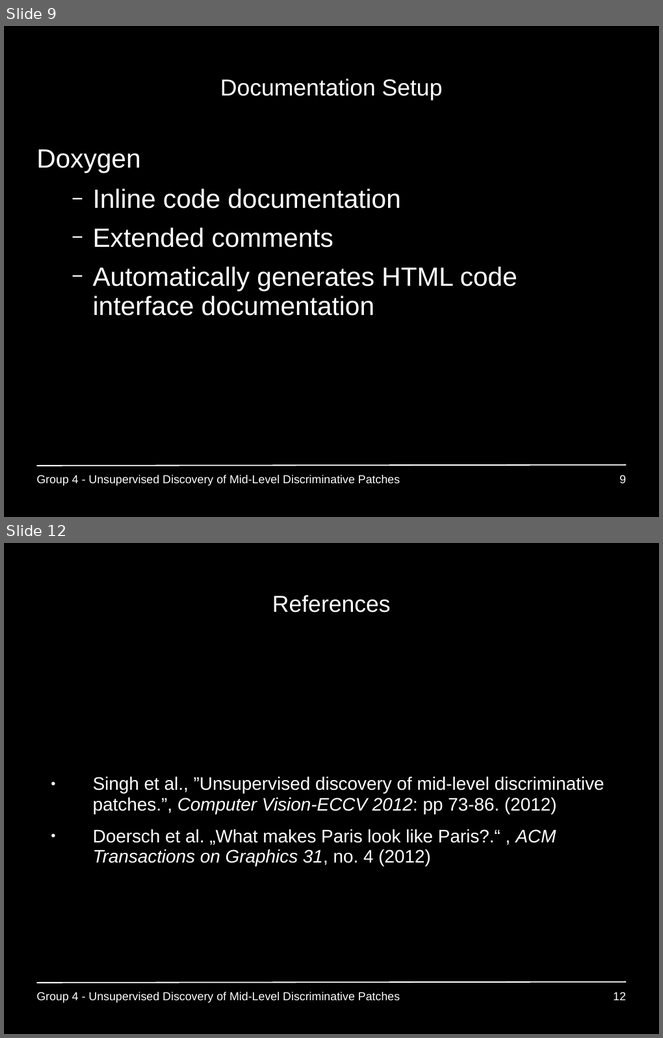
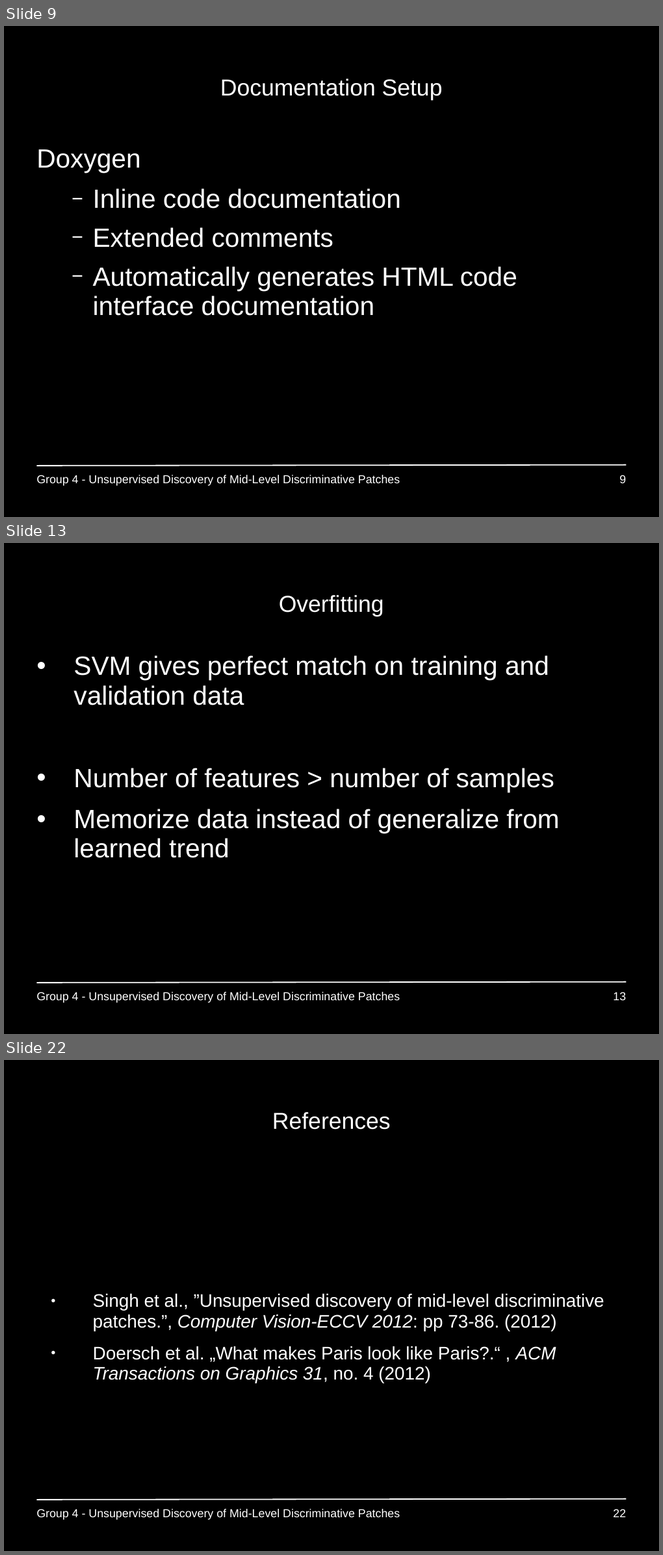
Before and after one commit to GiannisPapadopoulos/DiscriminativePatches, a slide deck: presentations/period2/MAI_Project1_Group4_p2.ppt. Shown one above the other, each under a label of ours: slides 9 and 12 before the commit, slides 9, 13 and 22 after it; the slides between them are not shown. The pictures are 663x1038 and 663x1555 pixels, drawn with LibreOffice and Linux fonts; fonts in the diff are those of the drawing; background and template pictures are left out. Boxes give left, top, right and bottom in pixels: in the first picture for what was removed or moved away, otherwise in the second. Text is boxed around its words. In the diff, an @@ line names an element or a change of style, - is before the commit and + after.

```diff
--- a/presentations/period2/MAI_Project1_Group4_p2.ppt
+++ b/presentations/period2/MAI_Project1_Group4_p2.ppt
@@ slide 13 added at box(4, 543, 659, 1034), background #000000; not listed: 1 template element that a slide beside it also shows @@
@@ title added at box(279, 595, 384, 616), 28 pt, text #FFFFFF @@
+Overfitting
@@ text added at box(74, 655, 559, 858), 32 pt, text #FFFFFF @@
+• SVM gives perfect match on training and validation data
+• Number of features > number of samples
+• Memorize data instead of generalize from learned trend
@@ text added at box(36, 992, 400, 1003), 14 pt, text #FFFFFF @@
+Group 4 - Unsupervised Discovery of Mid-Level Discriminative Patches
@@ page number added at box(613, 992, 626, 1001), 14 pt, text #FFFFFF @@
+13
@@ what was slide 12 is now slide 22 @@
@@ page number at box(613, 1509, 626, 1518): text changed @@
-12
+22
```
Also in this commit, not shown: 2 slides changed, 9 other slides added, 35 other files.
